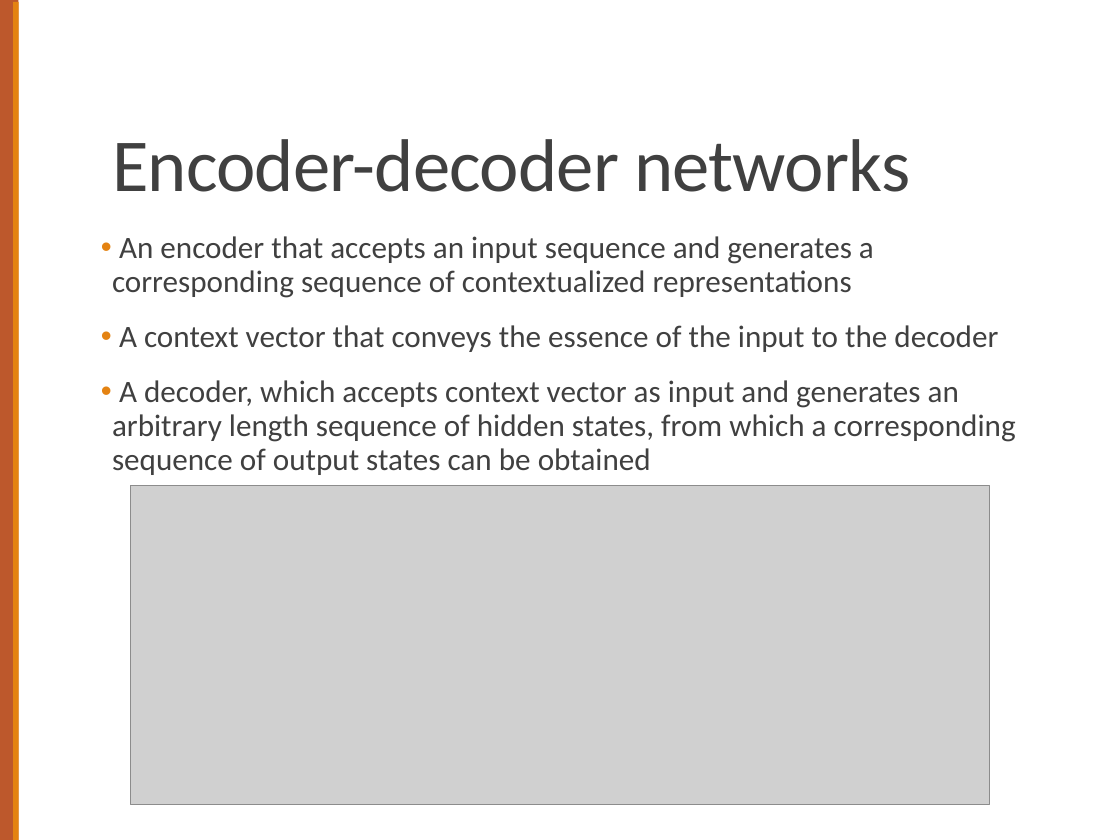
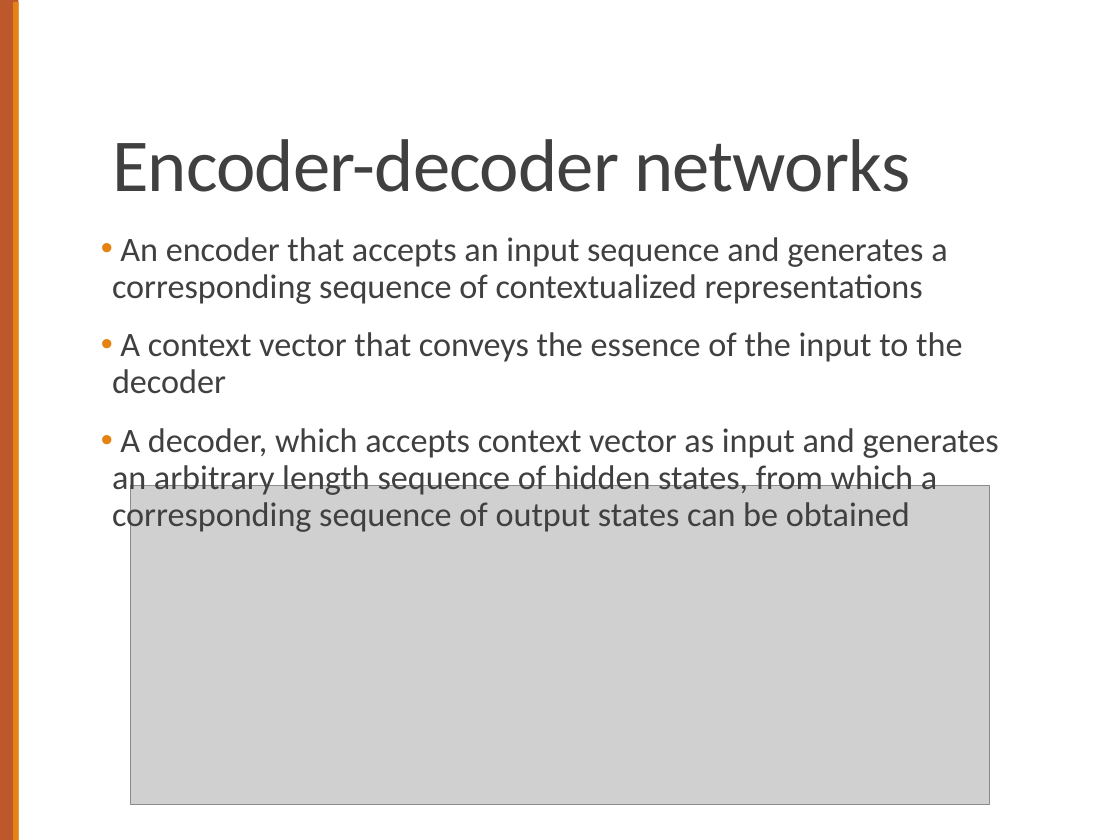
Before and after one commit to computational-linguistics-class/computational-linguistics-class.github.io, a slide deck: slide 20 of slides/18-encoder-decoder-models.pptx (slide 6 before the commit). Drawn at 1120x840 pixels with LibreOffice and Linux fonts; fonts in the diff are those of the drawing; grey boxes stand for pictures. Boxes give left, top, right and bottom in pixels: in the first picture for what was removed or moved away, otherwise in the second. Text is boxed around its words. In the diff, an @@ line names an element or a change of style, - is before the commit and + after.

```diff
--- a/slides/18-encoder-decoder-models.pptx
+++ b/slides/18-encoder-decoder-models.pptx
@@ text "An encoder that accepts an ..." at box(112, 237, 999, 535): size 20 to 22 pt @@
```
Also in this commit, not shown: 4 other slides changed, 20 slides added, 2 other files.
